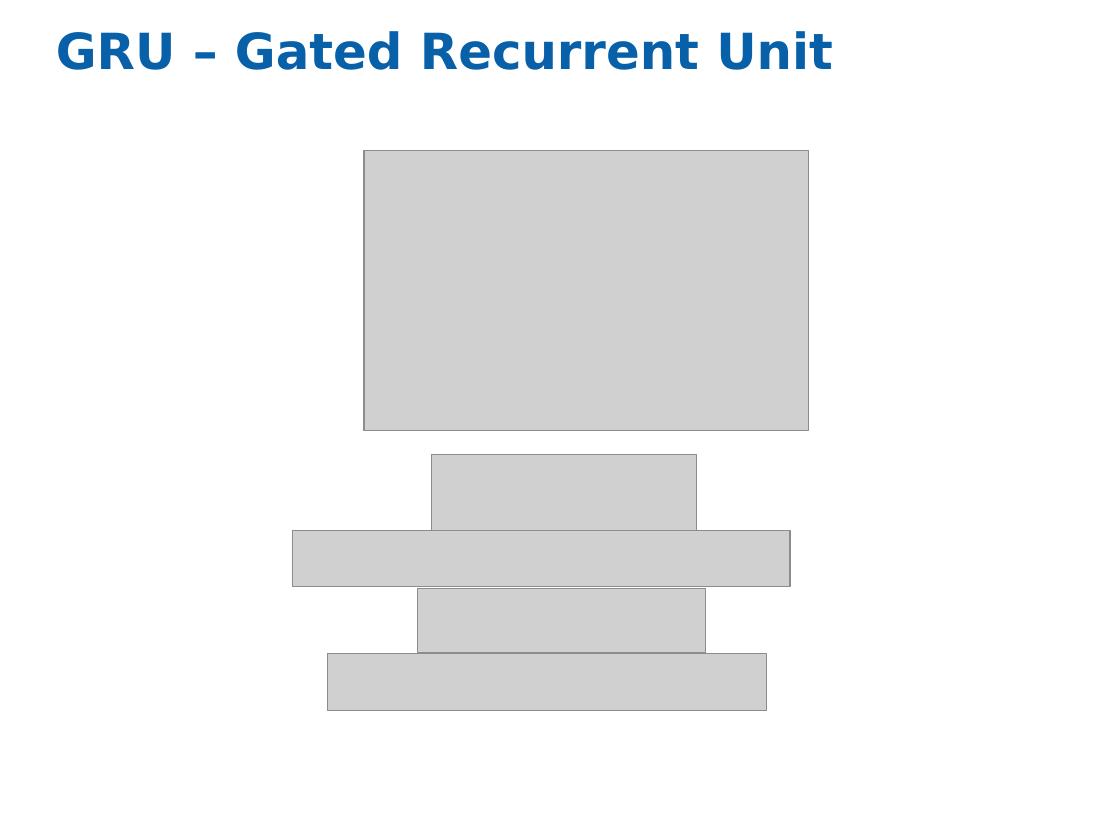
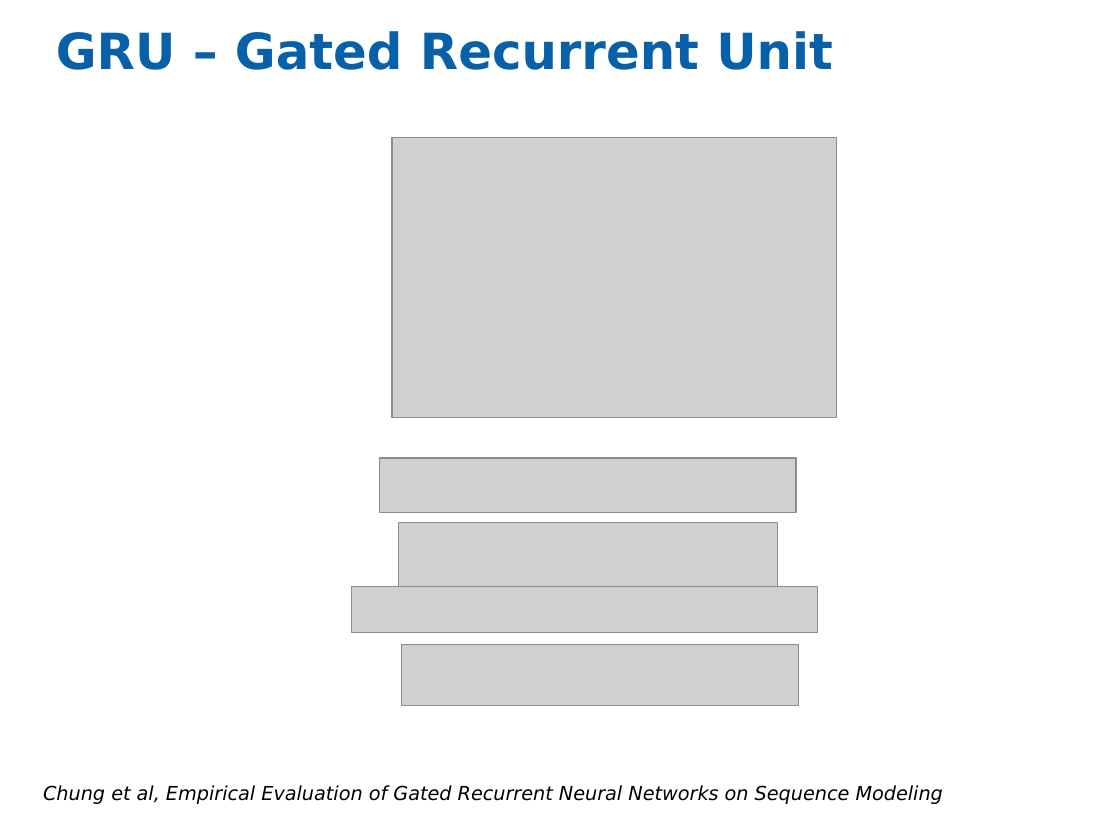
Before and after one commit to eladhoffer/Talks, a slide deck: slide 28 of DL_class2015/Lecture 11 RNN_LSTM.pptx (slide 27 before the commit). Drawn at 1120x840 pixels with LibreOffice and Linux fonts; fonts in the diff are those of the drawing; grey boxes stand for pictures. Boxes give left, top, right and bottom in pixels: in the first picture for what was removed or moved away, otherwise in the second. Text is boxed around its words. In the diff, an @@ line names an element or a change of style, - is before the commit and + after.

```diff
--- a/DL_class2015/Lecture 11 RNN_LSTM.pptx
+++ b/DL_class2015/Lecture 11 RNN_LSTM.pptx
@@ picture: place and size @@
-picture at [364, 150, 809, 430]
+picture at [392, 138, 837, 418]
@@ picture: place and size @@
-picture at [431, 455, 697, 533]
+picture at [380, 458, 796, 513]
@@ picture: place and size @@
-picture at [292, 530, 790, 586]
+picture at [399, 522, 777, 587]
@@ picture added at [352, 587, 818, 633] @@
@@ picture removed at [418, 589, 707, 653] @@
@@ picture: place and size @@
-picture at [328, 653, 767, 710]
+picture at [401, 644, 799, 706]
@@ text added at [43, 785, 943, 804], 12.4 pt, text #000000, italic @@
+Chung et al, Empirical Evaluation of Gated Recurrent Neural Networks on Sequence Modeling
```
Also in this commit, not shown: 6 other slides changed, 2 slides added, 1 slide removed, 1 other file.
